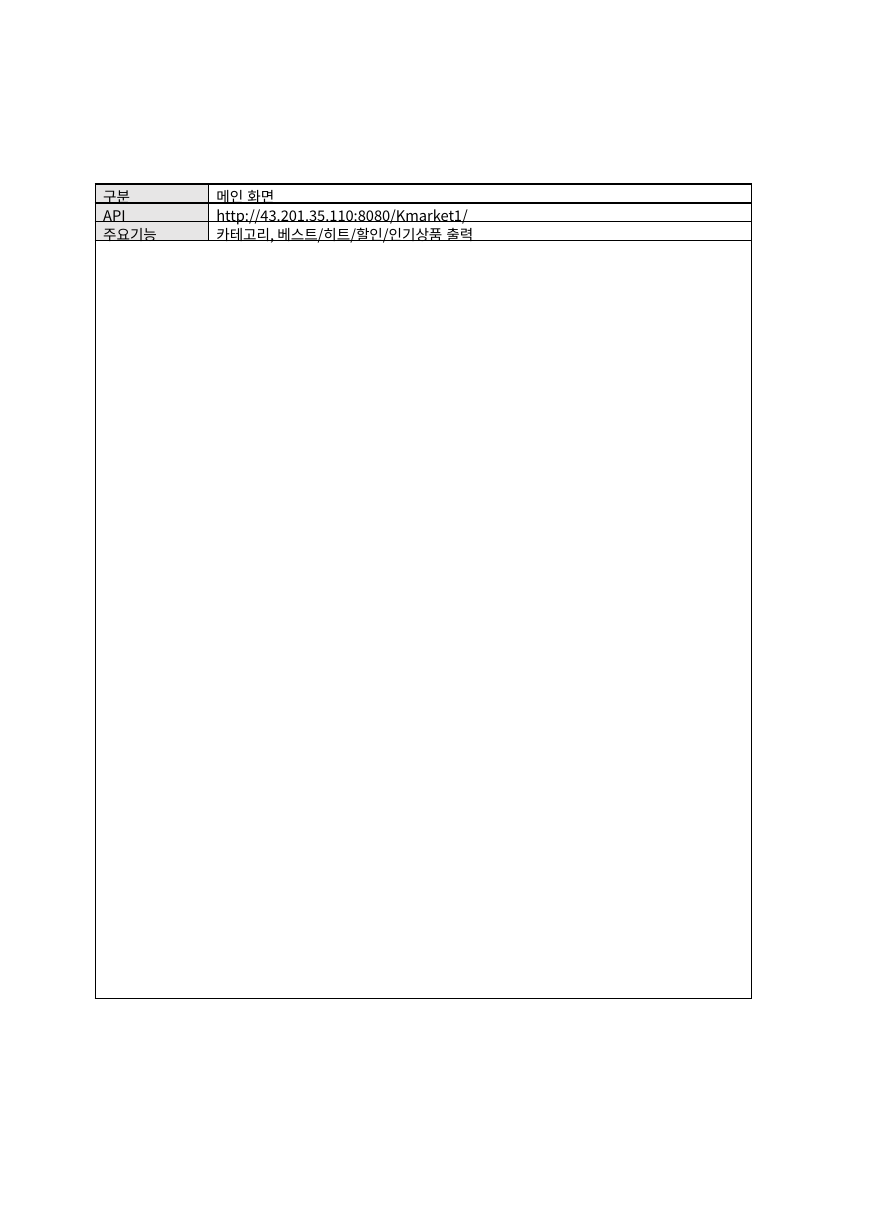
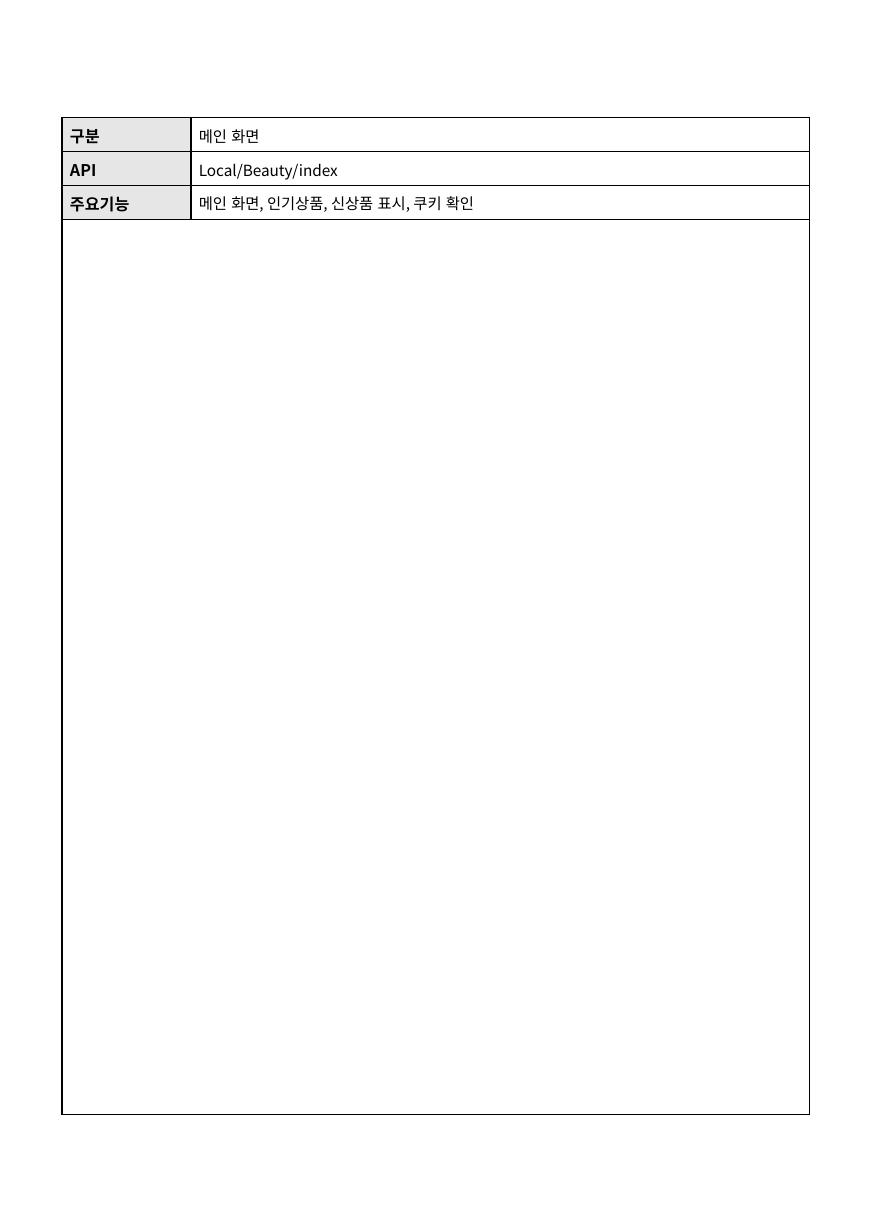
Before and after one commit to programmer-seva/tbtb, a slide deck: slide 3 of other/완료보고서.pptx (slide 23 before the commit). Drawn at 872x1232 pixels with LibreOffice and Linux fonts; fonts in the diff are those of the drawing; background and template pictures are left out. Boxes give left, top, right and bottom in pixels: in the first picture for what was removed or moved away, otherwise in the second. Text is boxed around its words. In the diff, an @@ line names an element or a change of style, - is before the commit and + after.

```diff
--- a/other/완료보고서.pptx
+++ b/other/완료보고서.pptx
@@ table at bbox=[62, 118, 810, 1116] @@
-row 2, column 2: http://43.201.35.110:8080/Kmarket1/
+row 2, column 2: Local/Beauty/index
-row 3, column 2: 카테고리, 베스트/히트/할인/인기상품 출력
+row 3, column 2: 메인 화면, 인기상품, 신상품 표시, 쿠키 확인
@@ size 10 to 11 pt, bold on in "구분", "API", "주요기능" @@
@@ size 10 to 10.5 pt in "메인 화면" @@
@@ table: place and size @@
-table at bbox=[95, 185, 752, 1000]
+table at bbox=[62, 118, 810, 1116]
```
Also in this commit, not shown: 2 other slides changed, 12 slides added, 20 slides removed, 9 other files.
